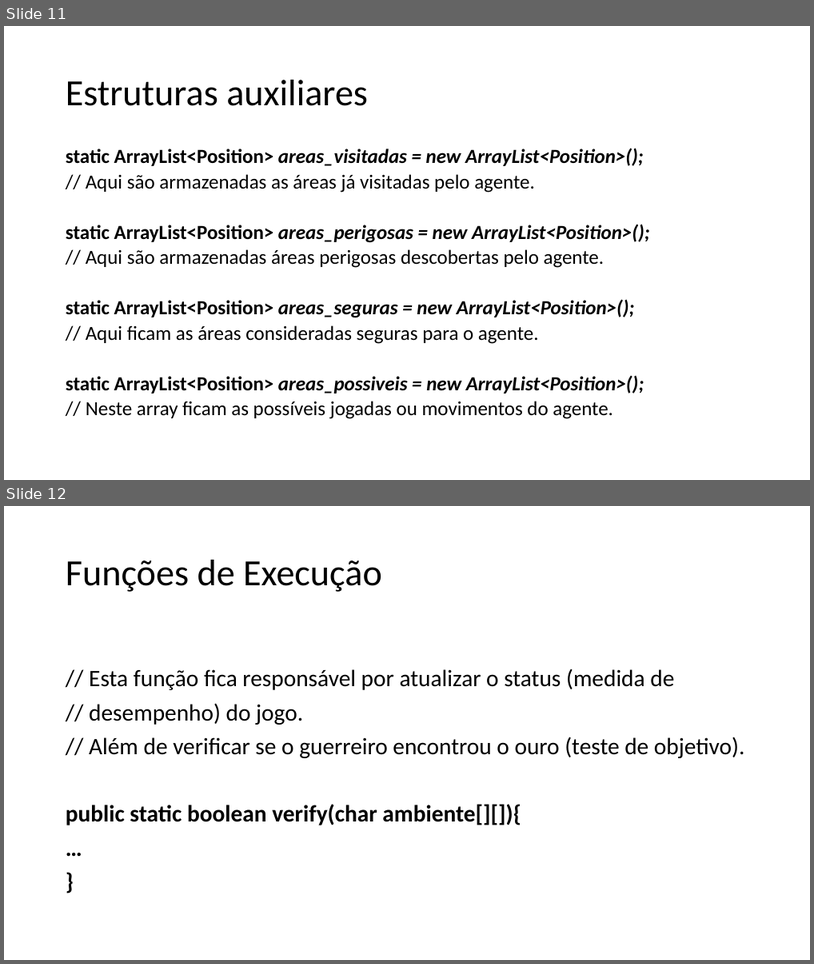
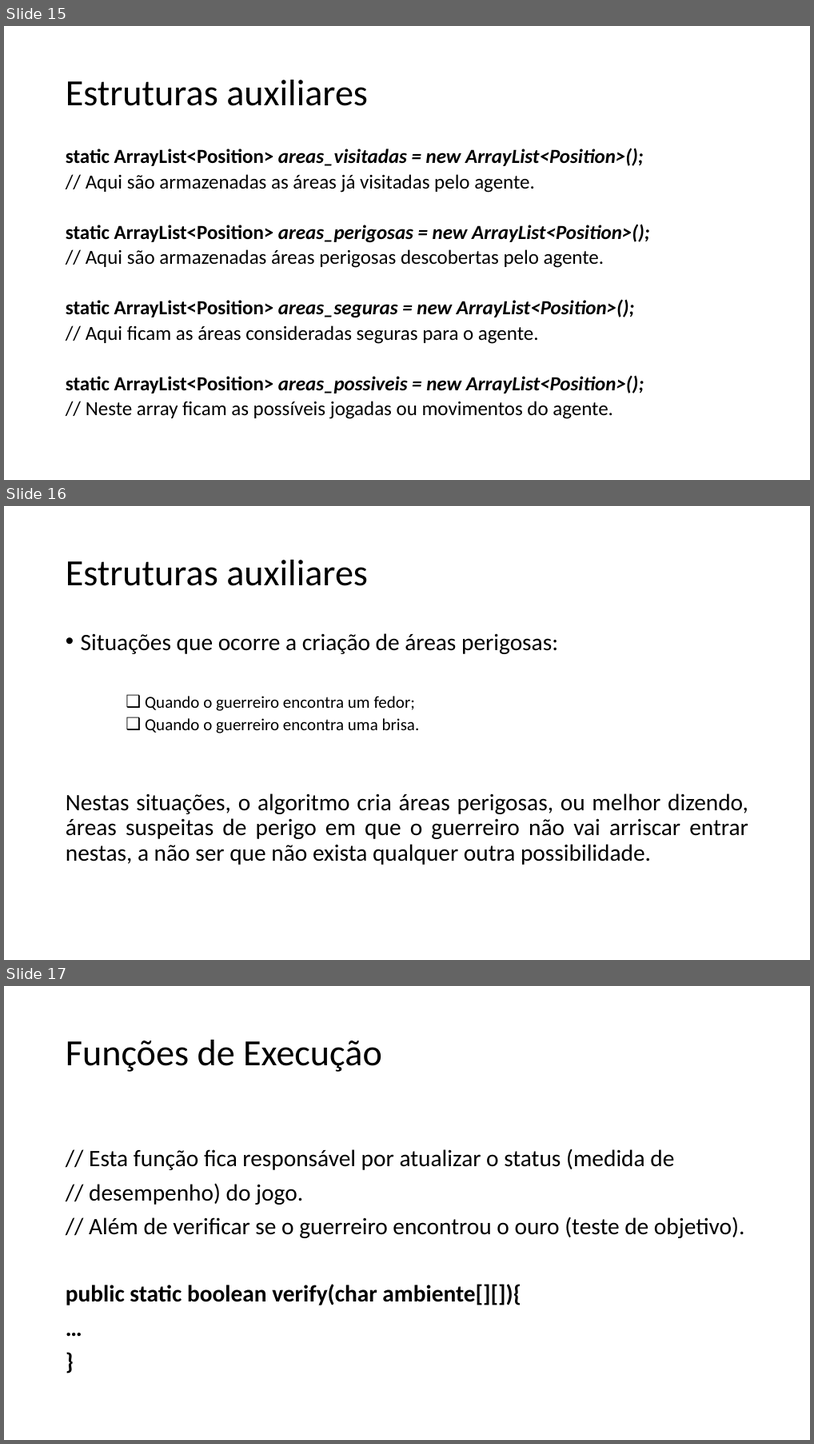
Before and after one commit to rodrigocarlos2/AgenteInteligente, a slide deck: Mundo do Wumpus.pptx. Shown one above the other, each under a label of ours: slides 11 and 12 before the commit, slides 15, 16 and 17 after it. The pictures are 814x964 and 814x1444 pixels, drawn with LibreOffice and Linux fonts; fonts in the diff are those of the drawing. Boxes give left, top, right and bottom in pixels: in the first picture for what was removed or moved away, otherwise in the second. Text is boxed around its words. In the diff, an @@ line names an element or a change of style, - is before the commit and + after.

```diff
--- a/Mundo do Wumpus.pptx
+++ b/Mundo do Wumpus.pptx
@@ slide 16 added at (x1=4, y1=506, x2=810, y2=960), background #FFFFFF @@
@@ title added at (x1=66, y1=560, x2=368, y2=586), 44 pt, text #000000 @@
+Estruturas auxiliares
@@ text added at (x1=66, y1=633, x2=749, y2=864), 28 pt, text #000000 @@
+• Situações que ocorre a criação de áreas perigosas:
+    ❑ Quando o guerreiro encontra um fedor;
+    ❑ Quando o guerreiro encontra uma brisa.
+    Nestas situações, o algoritmo cria áreas perigosas, ou melhor dizendo, áreas suspeitas de perigo em que o guerreiro não vai arriscar entrar nestas, a não ser que não exista qualquer outra possibilidade.
@@ what was slide 11 is now slide 15 @@
@@ what was slide 12 is now slide 17 @@
```
Also in this commit, not shown: 2 slides changed, 5 other slides added.
